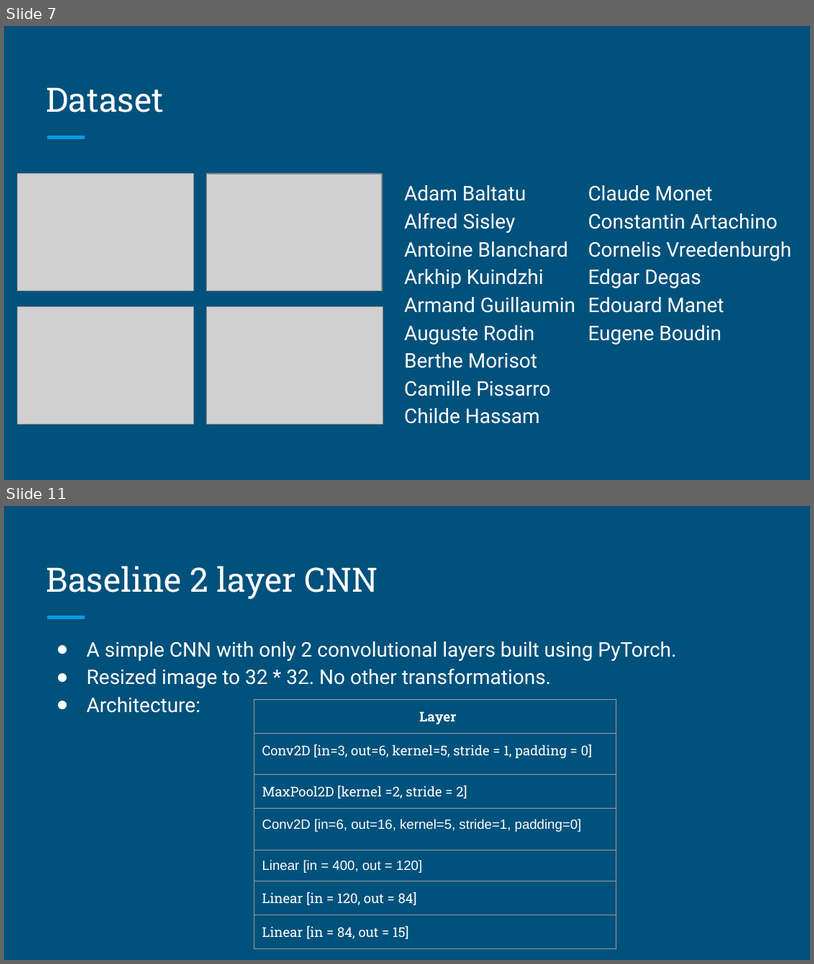
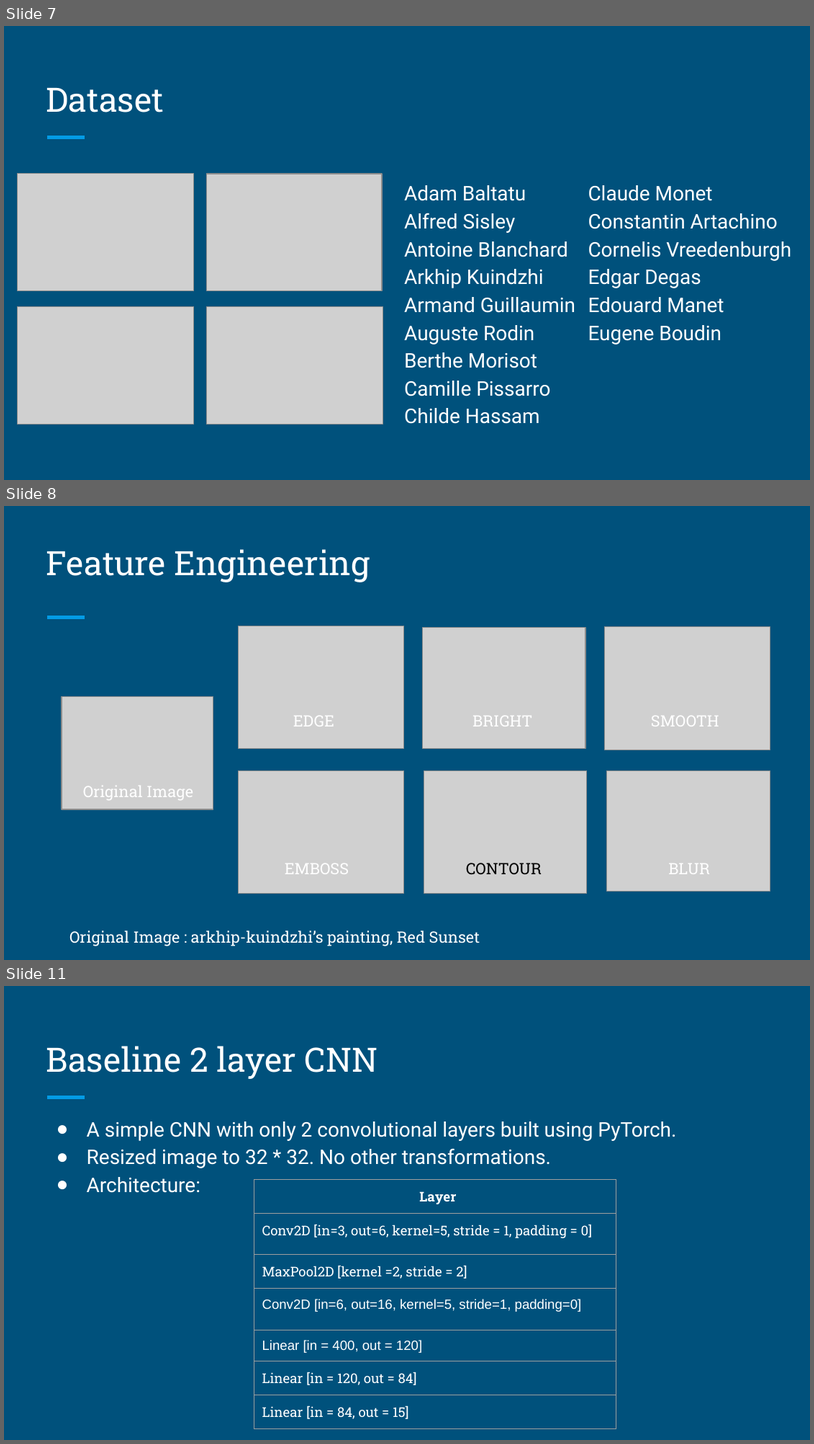
Before and after one commit to bhavika/Frida, a slide deck: CS688_ProjectPresentation.pptx. Shown one above the other, each under a label of ours: slides 7 and 11 before the commit, slides 7, 8 and 11 after it; the slides between them are not shown. The pictures are 814x964 and 814x1444 pixels, drawn with LibreOffice and Linux fonts; fonts in the diff are those of the drawing; grey boxes stand for pictures. Boxes give left, top, right and bottom in pixels: in the first picture for what was removed or moved away, otherwise in the second. Text is boxed around its words. In the diff, an @@ line names an element or a change of style, - is before the commit and + after.

```diff
--- a/CS688_ProjectPresentation.pptx
+++ b/CS688_ProjectPresentation.pptx
@@ slide 8 added at (x1=4, y1=506, x2=810, y2=960), background #00517C; not listed: 1 template element that a slide beside it also shows @@
@@ title added at (x1=46, y1=549, x2=370, y2=582), 30 pt, text #FFFFFF @@
+Feature Engineering
@@ picture added at (x1=239, y1=626, x2=404, y2=748) @@
@@ picture added at (x1=422, y1=628, x2=586, y2=749) @@
@@ picture added at (x1=604, y1=627, x2=770, y2=749) @@
@@ picture added at (x1=62, y1=697, x2=213, y2=809) @@
@@ text added at (x1=293, y1=716, x2=334, y2=726), 14 pt, text #FFFFFF @@
+EDGE
@@ text added at (x1=473, y1=716, x2=532, y2=726), 14 pt, text #FFFFFF @@
+BRIGHT
@@ text added at (x1=651, y1=716, x2=720, y2=726), 14 pt, text #FFFFFF @@
+SMOOTH
@@ text added at (x1=83, y1=785, x2=193, y2=800), 14 pt, text #FFFFFF @@
+Original Image
@@ picture added at (x1=239, y1=770, x2=404, y2=893) @@
@@ picture added at (x1=424, y1=770, x2=587, y2=893) @@
@@ picture added at (x1=607, y1=770, x2=770, y2=891) @@
@@ text added at (x1=285, y1=863, x2=349, y2=874), 14 pt, text #FFFFFF @@
+EMBOSS
@@ text added at (x1=466, y1=862, x2=542, y2=874), 14 pt, text #000000 @@
+CONTOUR
@@ text added at (x1=669, y1=863, x2=710, y2=874), 14 pt, text #FFFFFF @@
+BLUR
@@ text added at (x1=70, y1=930, x2=480, y2=946), 14 pt, text #FFFFFF @@
+Original Image : arkhip-kuindzhi’s painting, Red Sunset
```
Also in this commit, not shown: 7 slides changed, 2 other slides added, 2 slides removed, 1 other file.
